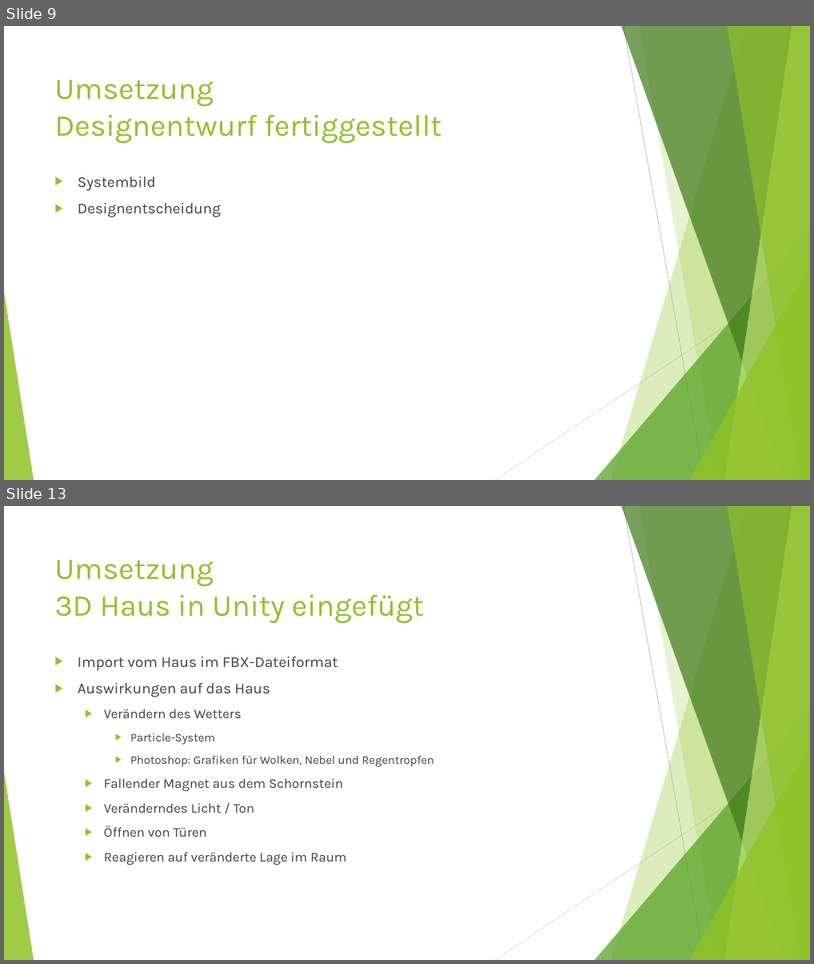
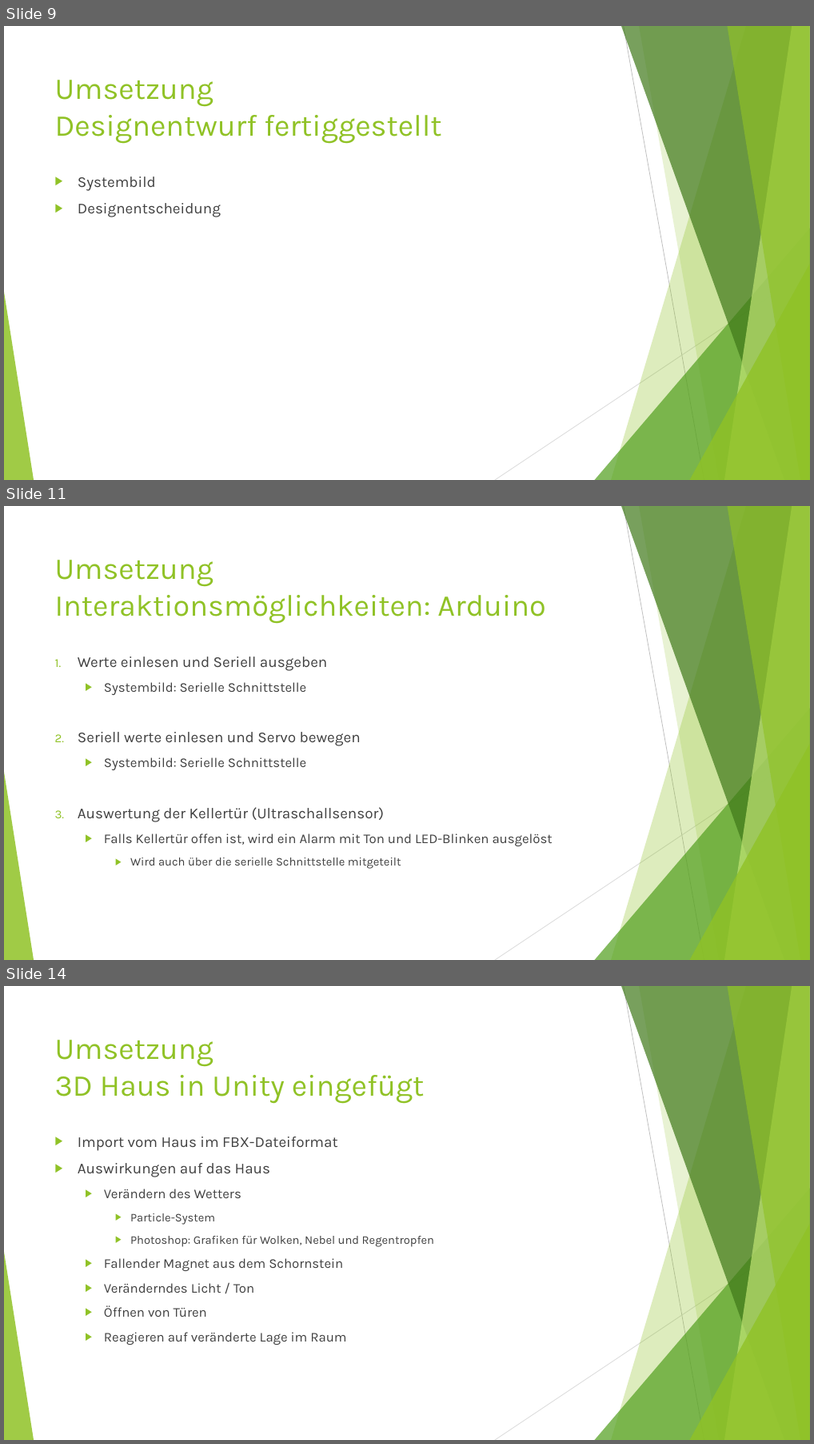
Before and after one commit to NotoriousRonin/EMM-Project, a slide deck: Praesi.pptx. Shown one above the other, each under a label of ours: slides 9 and 13 before the commit, slides 9, 11 and 14 after it; the slides between them are not shown. The pictures are 814x964 and 814x1444 pixels, drawn with LibreOffice and Linux fonts; fonts in the diff are those of the drawing. Boxes give left, top, right and bottom in pixels: in the first picture for what was removed or moved away, otherwise in the second. Text is boxed around its words. In the diff, an @@ line names an element or a change of style, - is before the commit and + after.

```diff
--- a/Praesi.pptx
+++ b/Praesi.pptx
@@ slide 11 added at (4,506,810,960), background #FFFFFF; not listed: 10 template elements that a slide beside it also shows @@
@@ title added at (55,560,546,623), 36 pt, text #90C226 @@
+Umsetzung
+Interaktionsmöglichkeiten: Arduino
@@ text added at (78,656,553,868), 16 pt, text #404040 @@
+1. Werte einlesen und Seriell ausgeben
+  ▶ Systembild: Serielle Schnittstelle
+2. Seriell werte einlesen und Servo bewegen
+  ▶ Systembild: Serielle Schnittstelle
+3. Auswertung der Kellertür (Ultraschallsensor)
+  ▶ Falls Kellertür offen ist, wird ein Alarm mit Ton und LED-Blinken ausgelöst
+    ▶ Wird auch über die serielle Schnittstelle mitgeteilt
@@ what was slide 13 is now slide 14 @@
```
Also in this commit, not shown: 7 slides changed, 1 other slide added, 1 slide removed.
